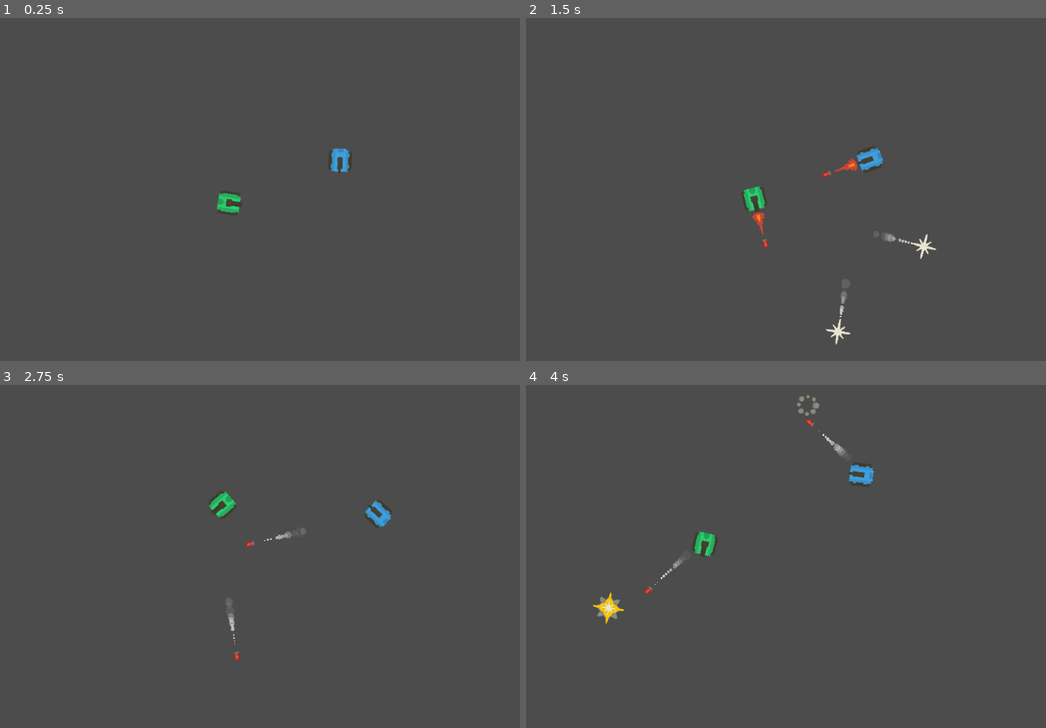
Above: before the commit, frames 1-4 (two rows, left to right).
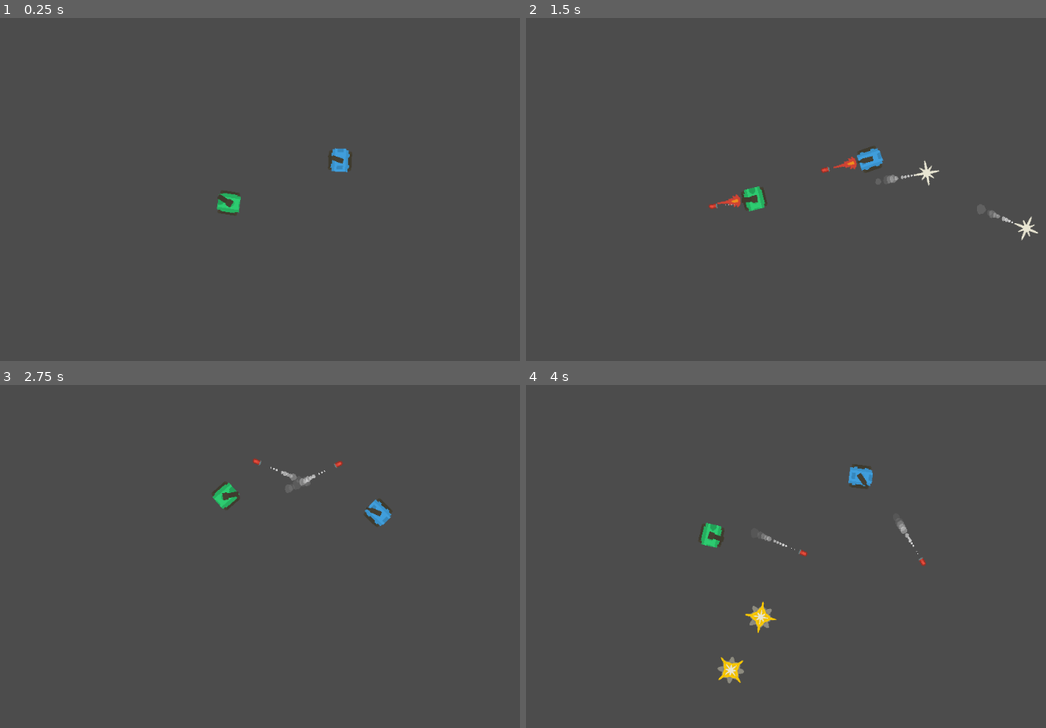
Above: after the commit, the same moments.

Repository: AnaTorres61/rogue-tank
Game: Godot game, scene res://scenes/test_area.tscn
Same seed, same stepped clock (60 frames per second), same inputs: the game is played once before the commit and once after it.
Inputs (mouse positions are in pixels of both pictures, inside the frame that each line leads up to):
- Up to frame 1 (0.25 s): no input
- Up to frame 2 (1.5 s): tap Enter at 0.5 s; move the mouse to (905, 175) at 0.52 s; hold Right (ui_right) 0.53-1.28 s; tap Ctrl (ui_shoot) at 0.6, 1.35 s; move the mouse to (640, 213) at 1.27 s; hold Down (ui_down) from 1.28 s (still down)
- Up to frame 3 (2.75 s): move the mouse to (301, 481) at 2.02 s; release Down (ui_down) at 2.03 s; hold Right (ui_right) from 2.03 s (still down); tap Ctrl (ui_shoot) at 2.1 s
- Up to frame 4 (4 s): move the mouse to (734, 635) at 2.77 s; release Right (ui_right) at 2.78 s; hold Up (ui_up) 2.78-3.53 s; tap Ctrl (ui_shoot) at 2.85, 3.6 s; move the mouse to (957, 618) at 3.52 s; hold Left (ui_left) from 3.53 s (still down)

The runs differ from the first frame. In frame 1, 0.1% of the frame differs, in the area x 41-67%, y 39-56%; in frame 2, 1.0%; in frame 3, 0.8%; in frame 4, 1.7%, in the area x 12-77%, y 2-87%.

Commit message:
move barrel with pointer

Diff:
--- a/scripts/Tank.gd
+++ b/scripts/Tank.gd
@@ -74,7 +74,7 @@
 			var bullet = pre_bullet.instance()
 			# put the bullet on the tip cannon
 			bullet.global_position = $barrel/muzzle.global_position
-			bullet.dir = Vector2(cos(rotation), sin(rotation)).normalized()
+			bullet.dir = Vector2(cos($barrel.global_rotation), sin($barrel.global_rotation)).normalized()
 			bullet.add_to_group(BULLET_TANK_GROUP)
 			# put the bullet in the scene
 			get_parent().add_child(bullet) # $"../".add_child(bullet)
@@ -98,13 +98,13 @@
 
 	rotate(ROT_VEL * rot * delta)
 
-	if dir != 0:
-		acell = lerp(acell, MAX_SPEED*dir, .03)
-	else:
-		acell = lerp(acell, 0, .05)
+#	if dir != 0:
+	acell = lerp(acell, MAX_SPEED*dir, .03)
+#	else:
+#		acell = lerp(acell, 0, .05)
 
 	move_and_slide(Vector2(cos(rotation), sin(rotation)) * acell)
-
+	$barrel.look_at(get_global_mouse_position())
 
 func set_bodie(val):
 	bodie = val
